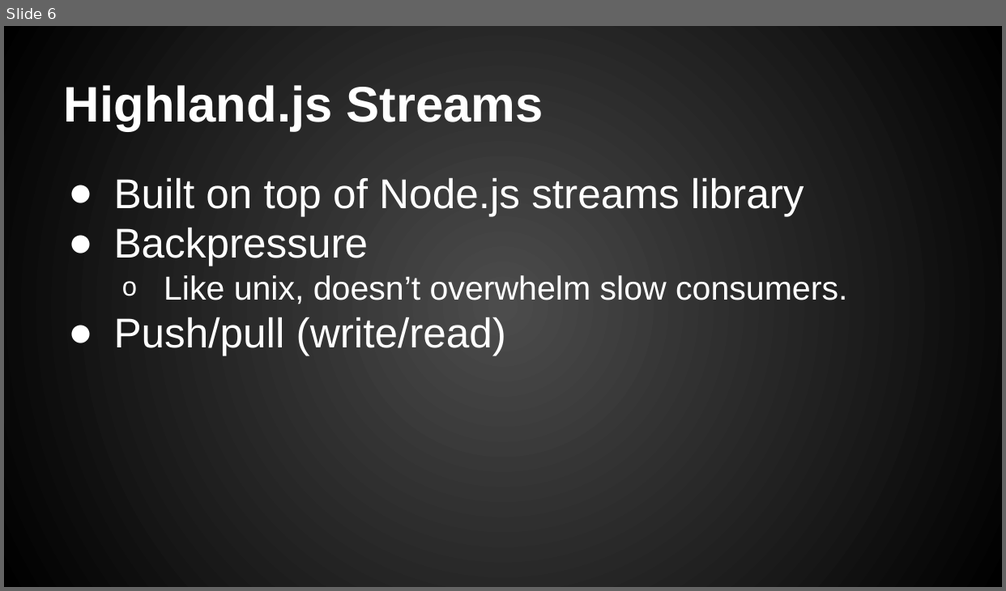
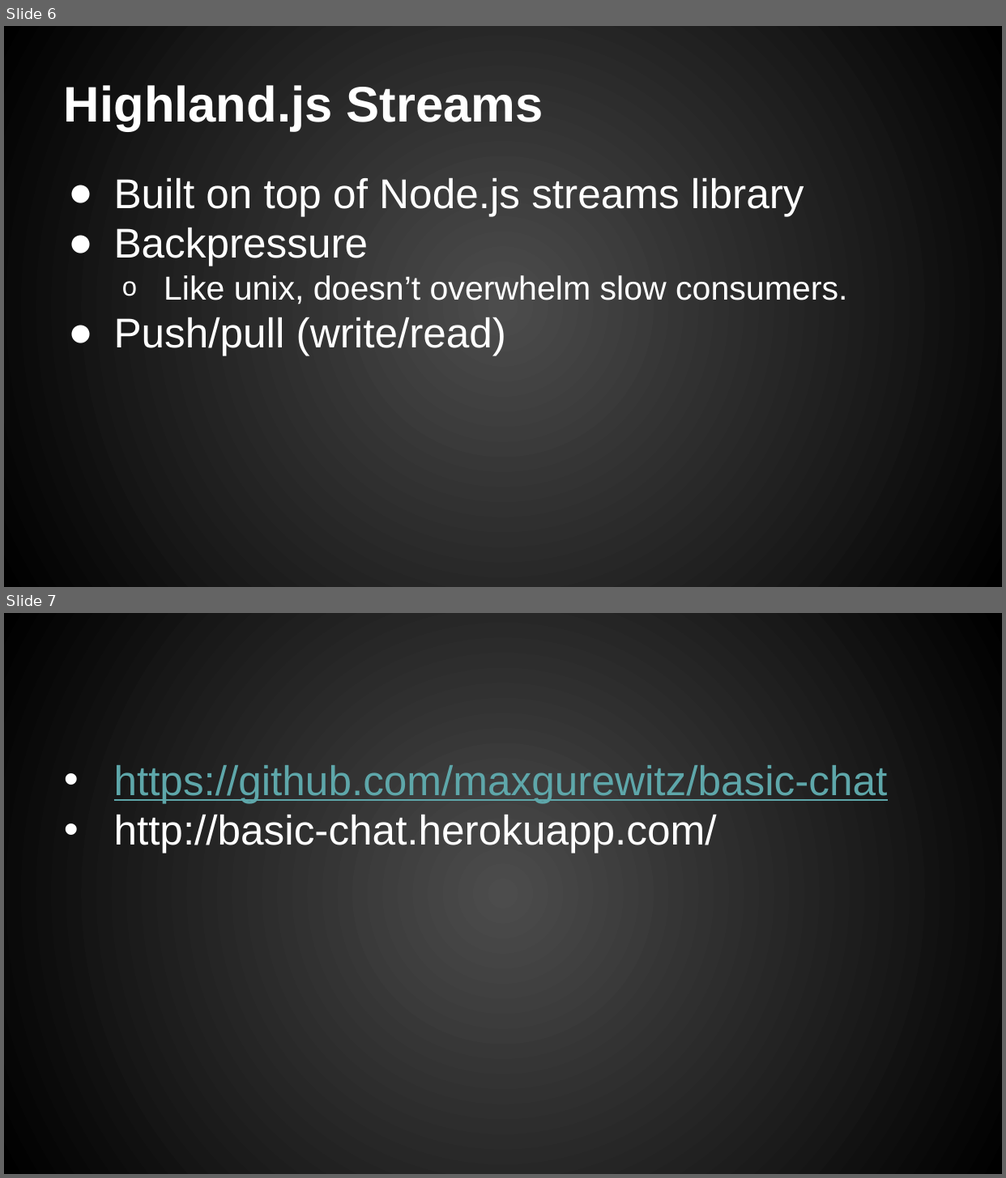
Before and after one commit to maxgurewitz/basic-chat, a slide deck: resources/frp chat.pptx. Shown one above the other, each under a label of ours: slide 6 before the commit, slides 6 and 7 after it. The pictures are 1006x591 and 1006x1178 pixels, drawn with LibreOffice and Linux fonts; fonts in the diff are those of the drawing. Boxes give left, top, right and bottom in pixels: in the first picture for what was removed or moved away, otherwise in the second. Text is boxed around its words. In the diff, an @@ line names an element or a change of style, - is before the commit and + after.

Commit message:
update powerpoint with github link

```diff
--- a/resources/frp chat.pptx
+++ b/resources/frp chat.pptx
@@ slide 7 added at <box>4,613,1002,1174</box>, background gradient #4C4C4C to #000000 @@
@@ text added at <box>114,765,888,853</box>, 30 pt, text #5EA7AA, underline @@
+• https://github.com/maxgurewitz/basic-chat
+• http://basic-chat.herokuapp.com/
```
Also in this commit, not shown: 1 other file.
